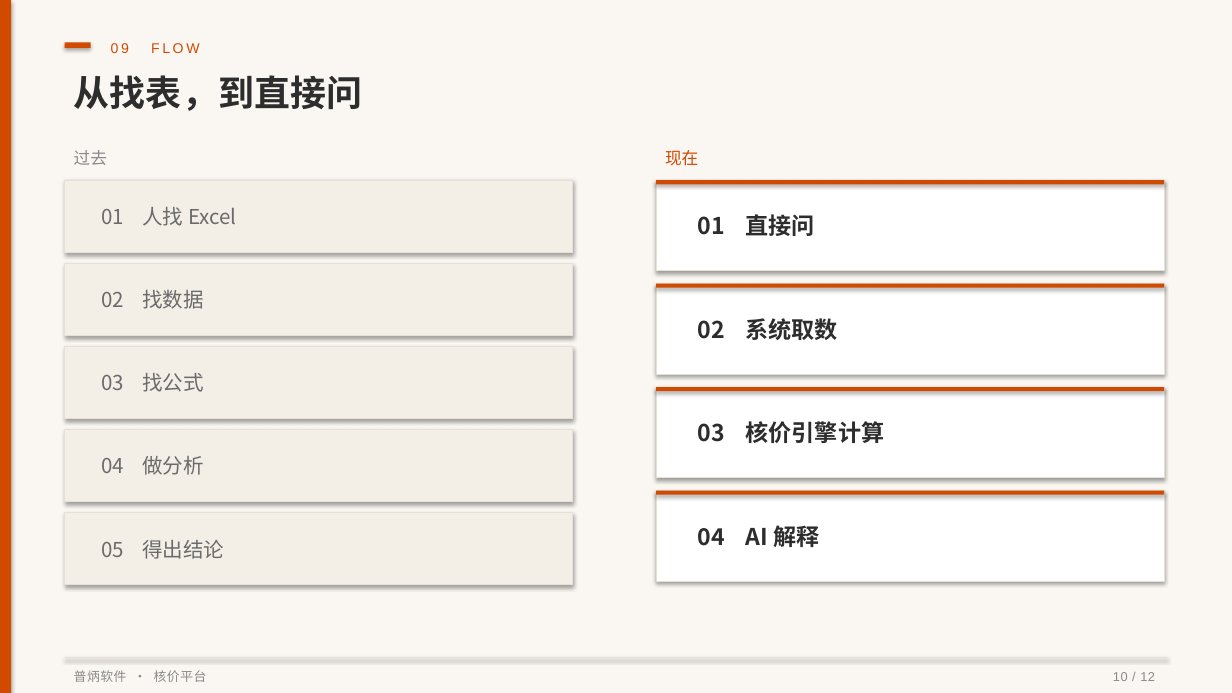
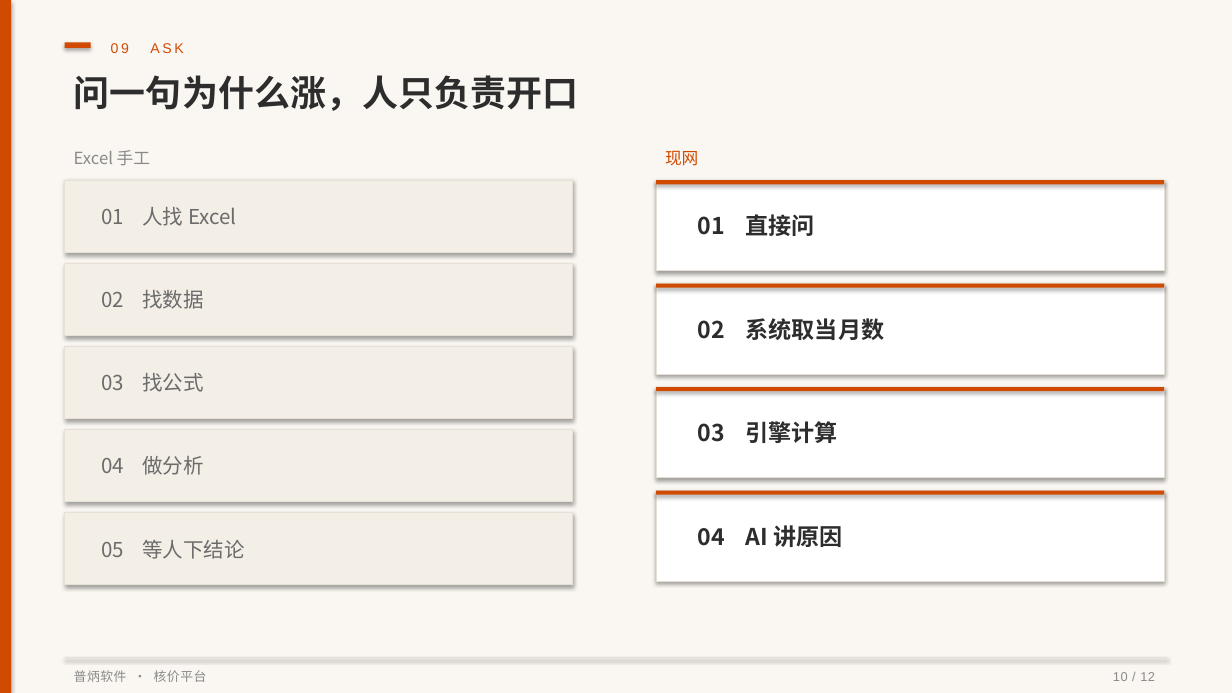
Before and after one commit to pulinzhang/structure-costing-platform, a slide deck: slide 10 of docs/结构件自动核价平台-产品介绍.pptx. Drawn at 1232x693 pixels with LibreOffice and Linux fonts; fonts in the diff are those of the drawing. Boxes give left, top, right and bottom in pixels: in the first picture for what was removed or moved away, otherwise in the second. Text is boxed around its words. In the diff, an @@ line names an element or a change of style, - is before the commit and + after.

```diff
--- a/docs/结构件自动核价平台-产品介绍.pptx
+++ b/docs/结构件自动核价平台-产品介绍.pptx
@@ text at box(111, 43, 183, 53): text changed @@
-09 FLOW
+09 ASK
@@ text at box(74, 75, 579, 111): text changed @@
-从找表，到直接问
+问一句为什么涨，人只负责开口
@@ text at box(74, 150, 150, 165): text changed @@
-过去
+Excel 手工
@@ text at box(665, 150, 698, 166): text changed @@
-现在
+现网
@@ text at box(697, 318, 885, 340): text changed @@
-02 系统取数
+02 系统取当月数
@@ text at box(697, 421, 838, 443): text changed @@
-03 核价引擎计算
+03 引擎计算
@@ text at box(697, 525, 842, 547): text changed @@
-04 AI 解释
+04 AI 讲原因
@@ text at box(101, 540, 245, 559): text changed @@
-05 得出结论
+05 等人下结论
```
Also in this commit, not shown: 5 other slides changed, 6 slides added, 6 slides removed, 1 other file.
